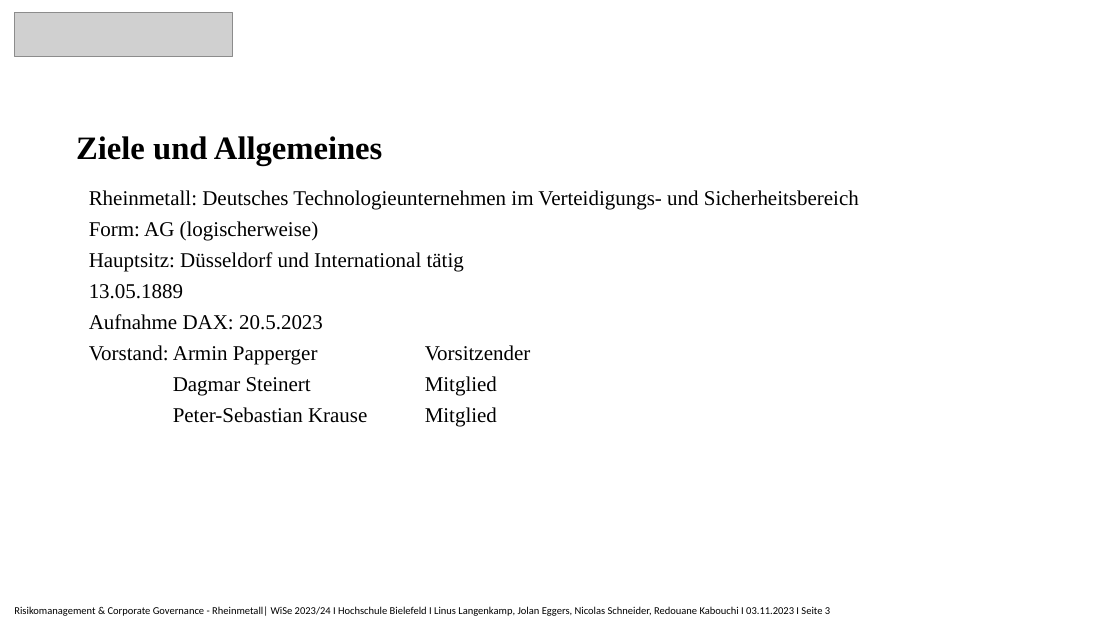
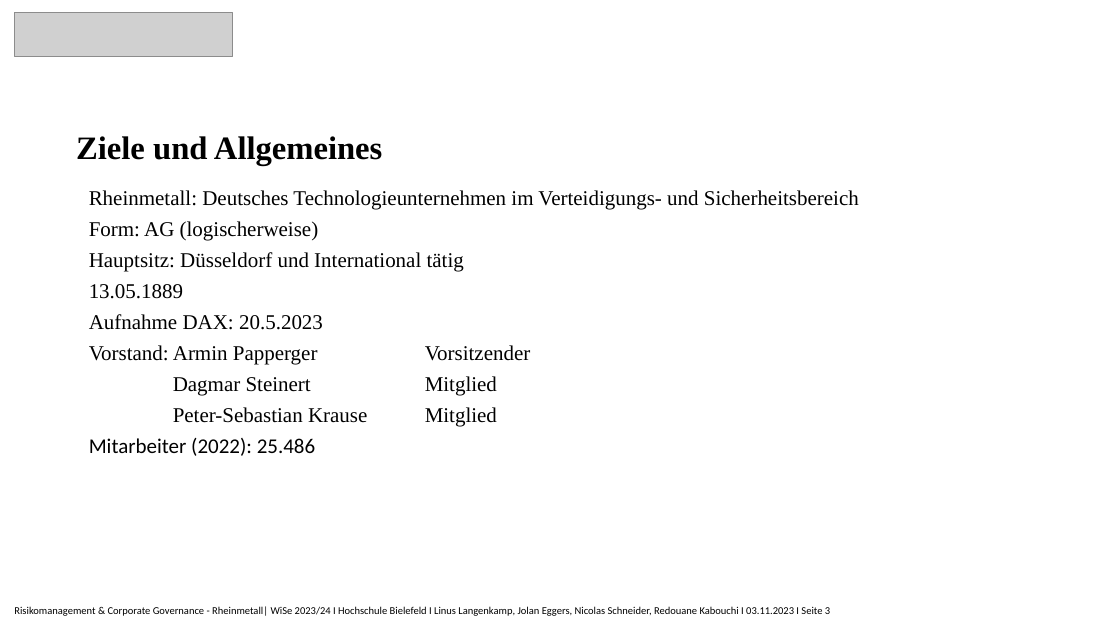
Before and after one commit to Nicolas2912/Risikomanagment_Rheinmetall, a slide deck: slide 3 of Rheinmetall_Präsentation.pptx. Drawn at 1120x630 pixels with LibreOffice and Linux fonts; fonts in the diff are those of the drawing; grey boxes stand for pictures. Boxes give left, top, right and bottom in pixels: in the first picture for what was removed or moved away, otherwise in the second. Text is boxed around its words. In the diff, an @@ line names an element or a change of style, - is before the commit and + after.

```diff
--- a/Rheinmetall_Präsentation.pptx
+++ b/Rheinmetall_Präsentation.pptx
@@ text at (x1=89, y1=438, x2=315, y2=456): paragraph added @@
+Mitarbeiter (2022): 25.486
```
Also in this commit, not shown: 5 other slides changed, 5 slides added, 2 slides removed.
